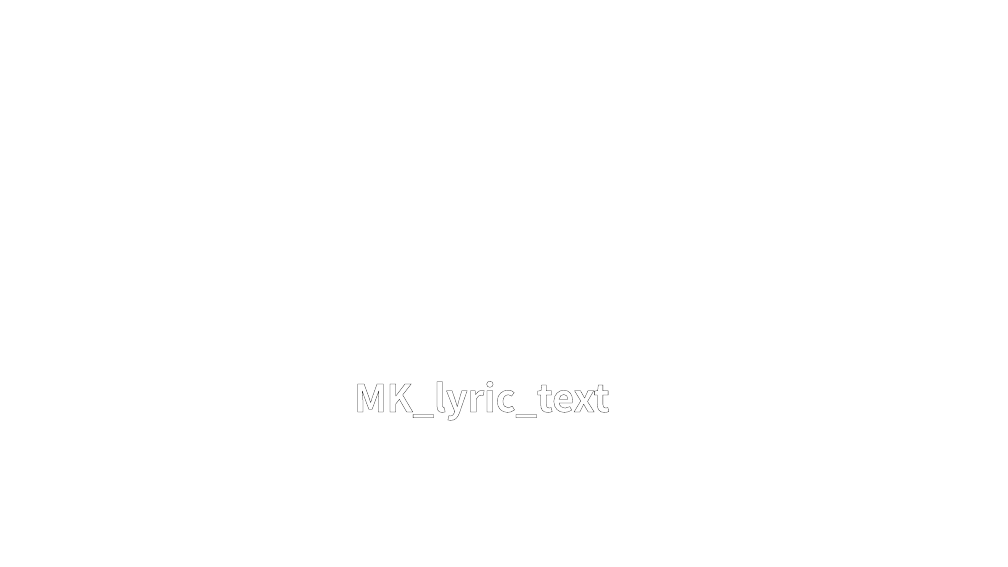
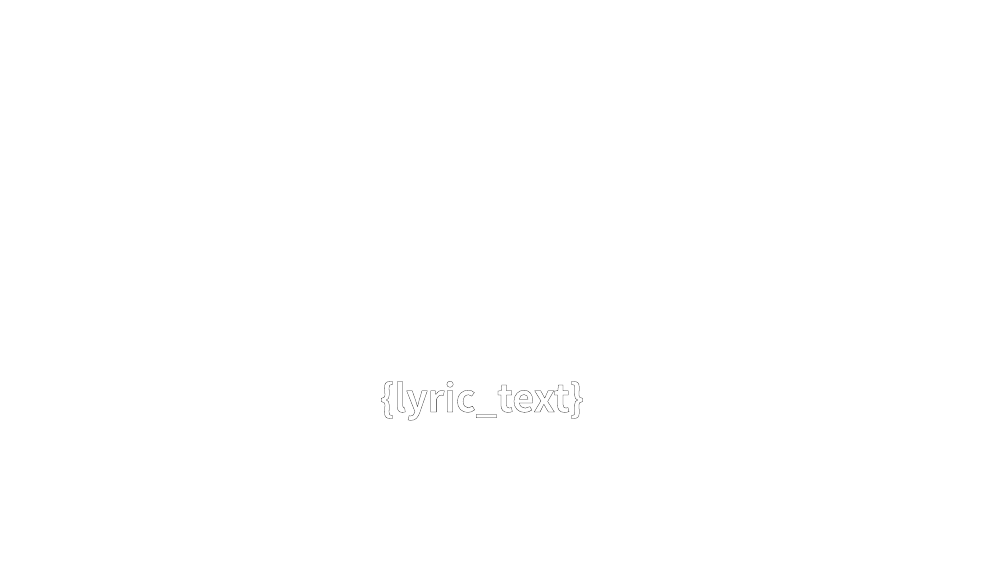
Before and after one commit to juria90/service_ppt, a slide deck: slide 19 of sample/Service-Template.pptx. Drawn at 1008x567 pixels with LibreOffice and Linux fonts; fonts in the diff are those of the drawing. Boxes give left, top, right and bottom in pixels: in the first picture for what was removed or moved away, otherwise in the second. Text is boxed around its words. In the diff, an @@ line names an element or a change of style, - is before the commit and + after.

```diff
--- a/sample/Service-Template.pptx
+++ b/sample/Service-Template.pptx
@@ title at [380,381,584,421]: text changed @@
-MK_lyric_text
+{lyric_text}
```
Also in this commit, not shown: 14 other slides changed, 13 other files.
